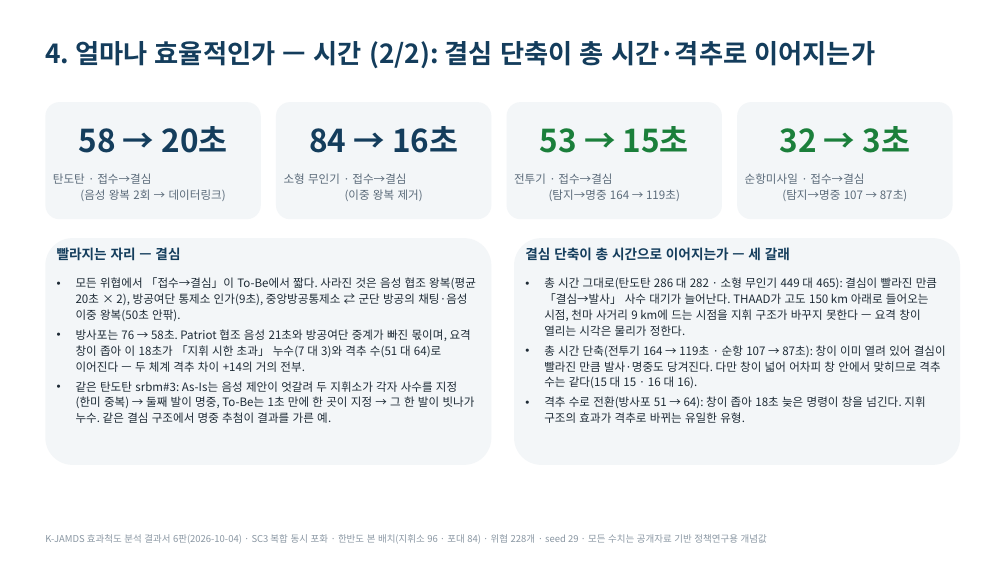
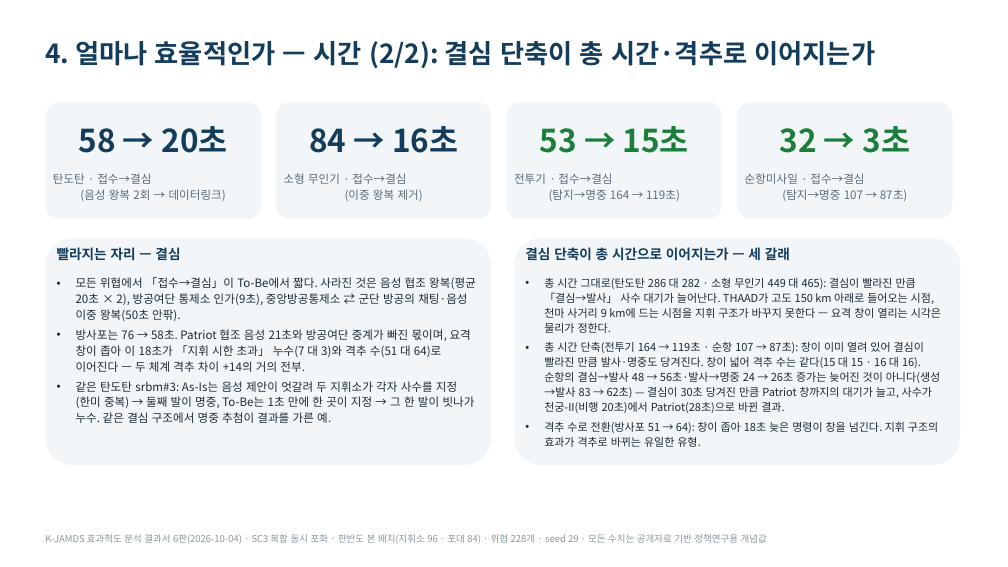
Before and after one commit to DaehyunY00/Air_Defense, a slide deck: slide 7 of K-JAMDS_효과척도_발표정리본.pptx. Drawn at 1008x567 pixels with LibreOffice and Linux fonts; fonts in the diff are those of the drawing. Boxes give left, top, right and bottom in pixels: in the first picture for what was removed or moved away, otherwise in the second. Text is boxed around its words. In the diff, an @@ line names an element or a change of style, - is before the commit and + after.

```diff
--- a/K-JAMDS_효과척도_발표정리본.pptx
+++ b/K-JAMDS_효과척도_발표정리본.pptx
@@ text at (x1=544, y1=278, x2=941, y2=447): size 11 to 10.5 pt in "총 시간 그대로(탄도탄 286 대 282 · ...", "격추 수로 전환(방사포 51 → 64): 창이 ..." @@
@@ text at (x1=544, y1=342, x2=940, y2=413): text changed; size 11 to 10.5 pt @@
-• 총 시간 단축(전투기 164 → 119초 · 순항 107 → 87초): 창이 이미 열려 있어 결심이 빨라진 만큼 발사·명중도 당겨진다. 다만 창이 넓어 어차피 창 안에서 맞히므로 격추 수는 같다(15 대 15 · 16 대 16).
+• 총 시간 단축(전투기 164 → 119초 · 순항 107 → 87초): 창이 이미 열려 있어 결심이 빨라진 만큼 발사·명중도 당겨진다. 창이 넓어 격추 수는 같다(15 대 15 · 16 대 16). 순항의 결심→발사 48 → 56초·발사→명중 24 → 26초 증가는 늦어진 것이 아니다(생성→발사 83 → 62초) — 결심이 30초 당겨진 만큼 Patriot 창까지의 대기가 늘고, 사수가 천궁-II(비행 20초)에서 Patriot(28초)으로 바뀐 결과.
```
Also in this commit, not shown: 1 other slide changed, 6 other files.
